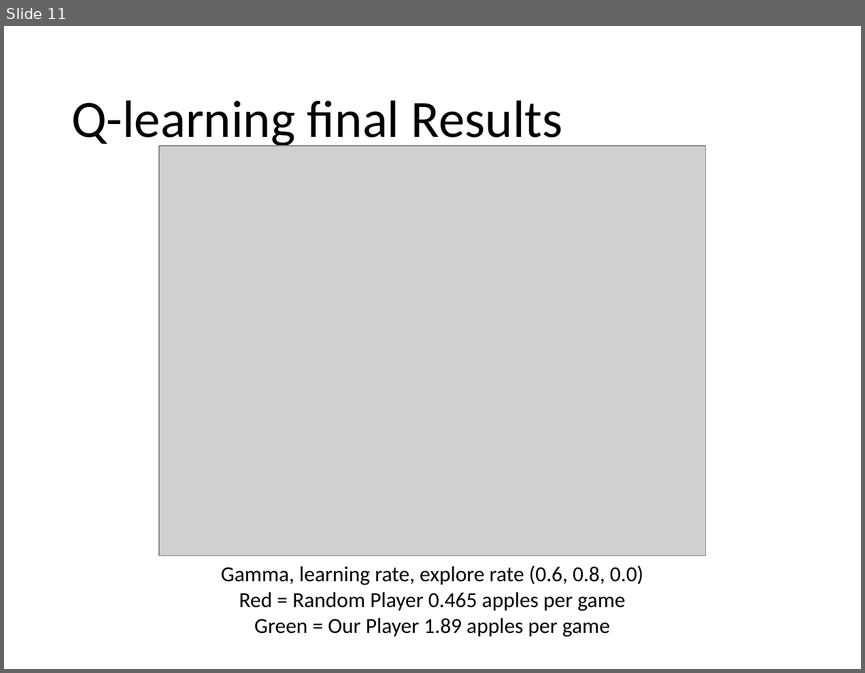
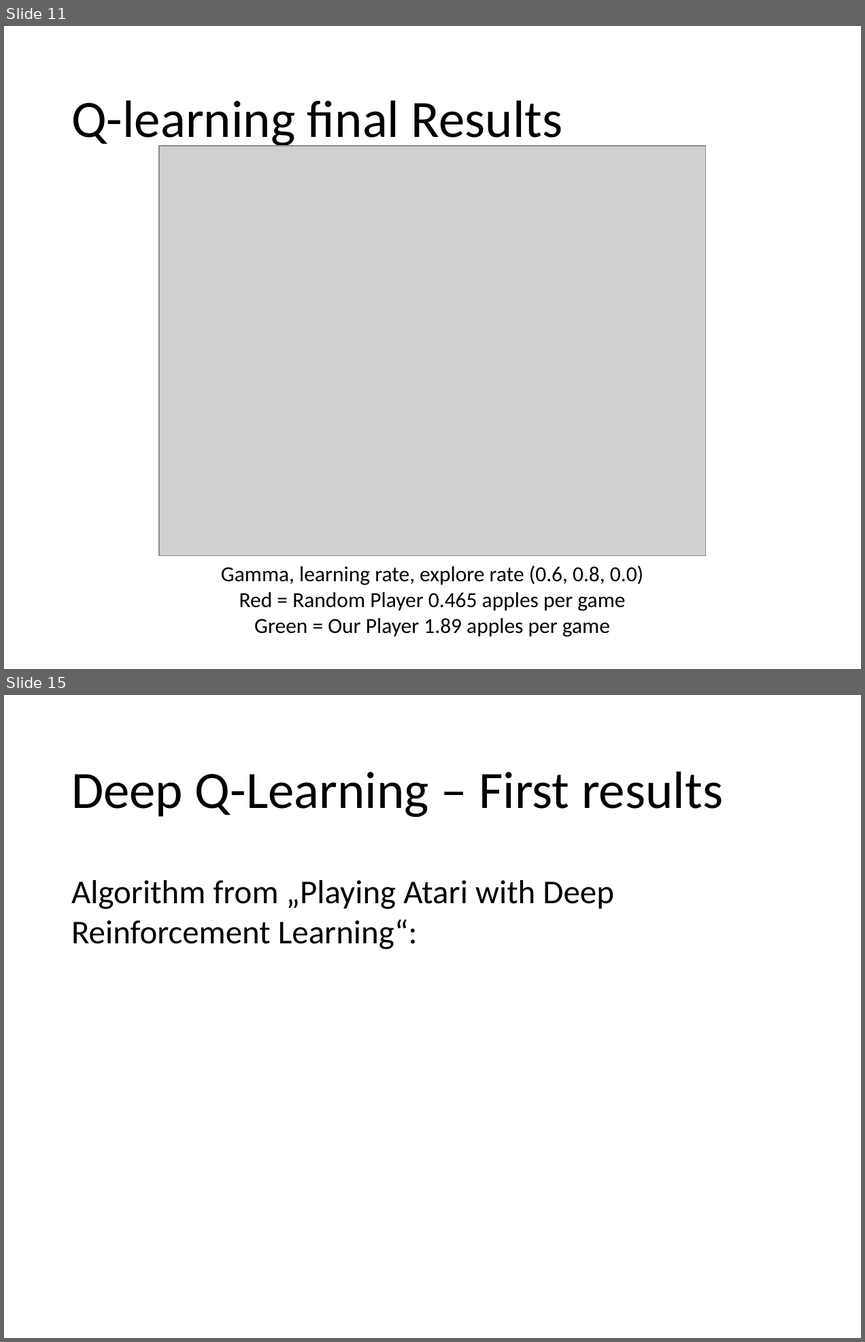
Before and after one commit to antonbulat/SnakeProject, a slide deck: Abgabe_09/Snake_overview.pptx. Shown one above the other, each under a label of ours: slide 11 before the commit, slides 11 and 15 after it; the slides between them are not shown. The pictures are 865x673 and 865x1342 pixels, drawn with LibreOffice and Linux fonts; fonts in the diff are those of the drawing; grey boxes stand for pictures. Boxes give left, top, right and bottom in pixels: in the first picture for what was removed or moved away, otherwise in the second. Text is boxed around its words. In the diff, an @@ line names an element or a change of style, - is before the commit and + after.

```diff
--- a/Abgabe_09/Snake_overview.pptx
+++ b/Abgabe_09/Snake_overview.pptx
@@ slide 15 added at box(4, 695, 861, 1338), background #FFFFFF @@
@@ text added at box(71, 771, 723, 817), 44 pt, text #000000 @@
+Deep Q-Learning – First results
@@ text added at box(71, 880, 614, 949), 28 pt, text #000000 @@
+Algorithm from „Playing Atari with Deep Reinforcement Learning“:
```
Also in this commit, not shown: 3 other slides added, 1 other file.
